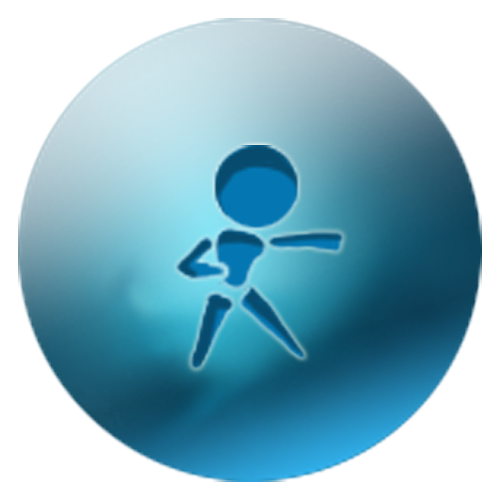
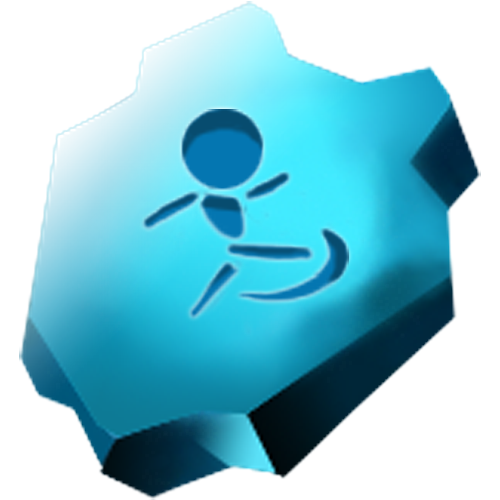
Two versions of the same layered image (500x500). Layer-by-layer changes:
removed layer "图层 2" over (174, 145, 345, 374)
removed layer "高光" (was 87%) over (18, 18, 482, 364)
added group "组 1" with 2 layers above "g高光" over (139, 109, 364, 337)
moved "图层 1" into group "组 1", painted on it over (18, 18, 482, 482)
added layer "图层 14 副本 3" in group "组 1" over (139, 109, 364, 337)
added layer "g高光" above "图层 0 副本 3" over (19, 1, 364, 401)
added layer "图层 0 副本 3" above "背景" over (19, 1, 481, 500)